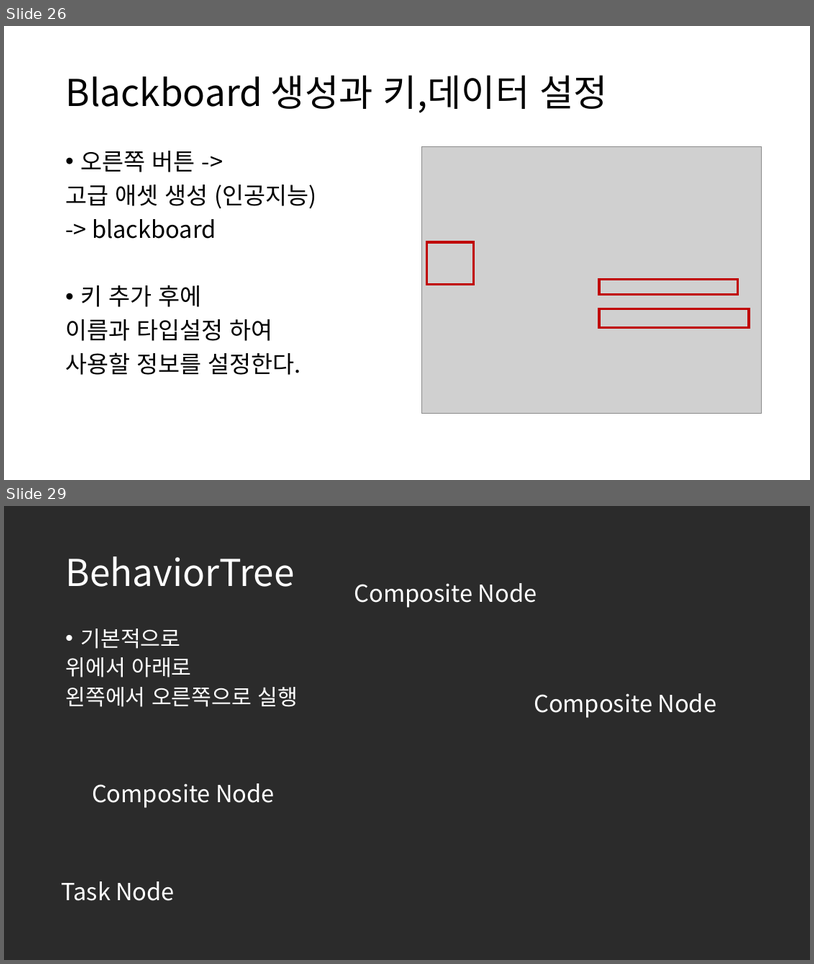
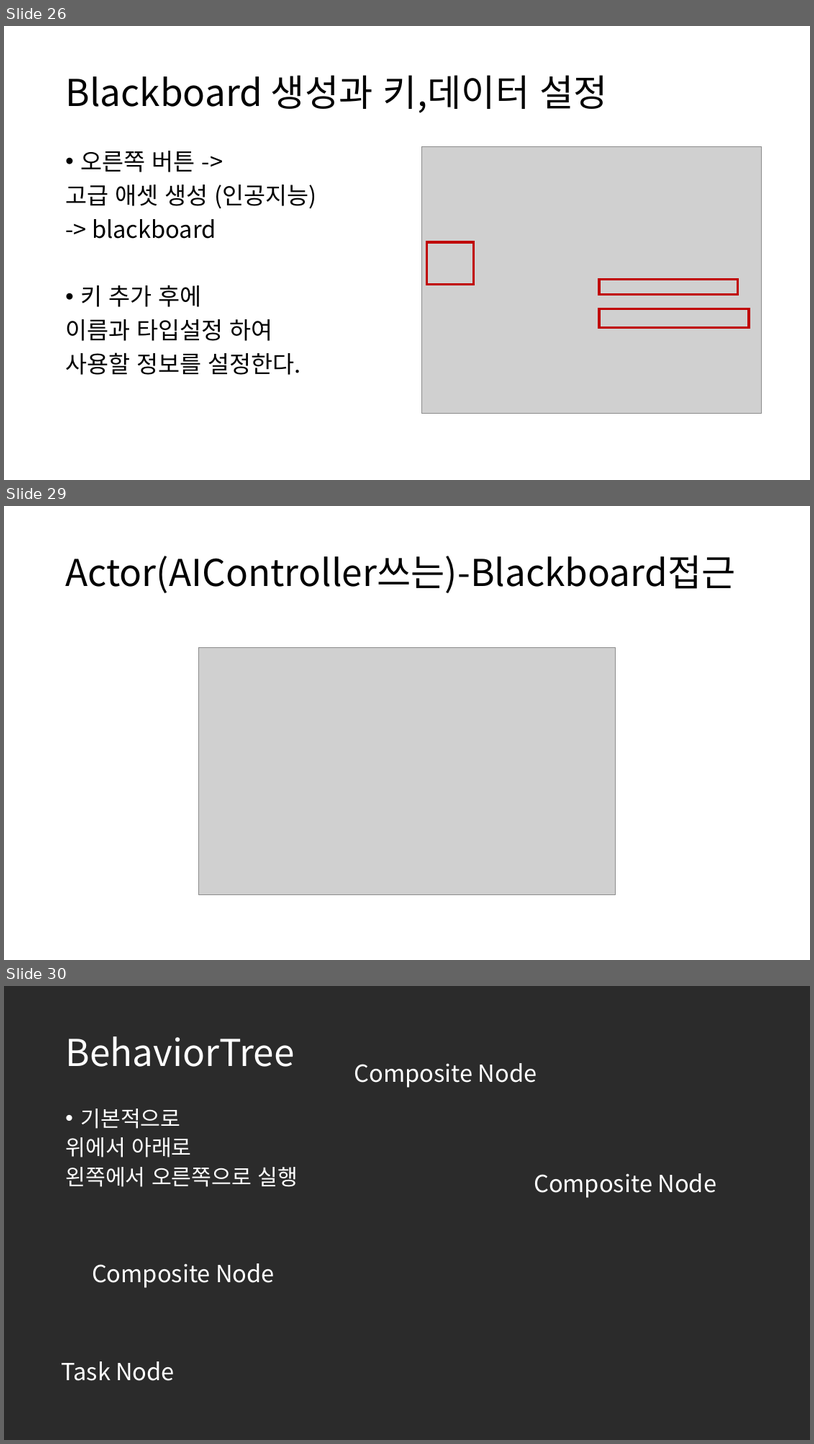
Before and after one commit to ldw9981/UE4_Blueprint, a slide deck: Day04/AI.pptx. Shown one above the other, each under a label of ours: slides 26 and 29 before the commit, slides 26, 29 and 30 after it; the slides between them are not shown. The pictures are 814x964 and 814x1444 pixels, drawn with LibreOffice and Linux fonts; fonts in the diff are those of the drawing; grey boxes stand for pictures; background and template pictures are left out; a plain dark background stands for a picture behind light text. Boxes give left, top, right and bottom in pixels: in the first picture for what was removed or moved away, otherwise in the second. Text is boxed around its words. In the diff, an @@ line names an element or a change of style, - is before the commit and + after.

```diff
--- a/Day04/AI.pptx
+++ b/Day04/AI.pptx
@@ slide 29 added at (x1=4, y1=506, x2=810, y2=960), background #FFFFFF @@
@@ title added at (x1=65, y1=555, x2=736, y2=593), 44 pt, text #000000 @@
+Actor(AIController쓰는)-Blackboard접근
@@ picture added at (x1=199, y1=647, x2=615, y2=894) @@
@@ what was slide 29 is now slide 30 @@
```
Also in this commit, not shown: 5 slides changed, 1 other slide added, 1 slide removed, 10 other files.
